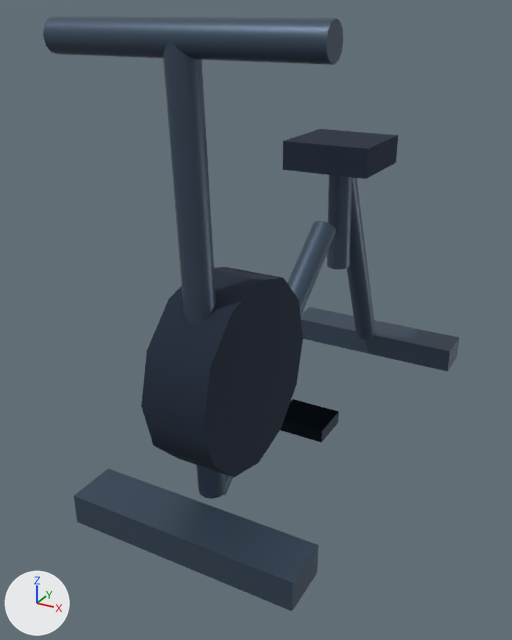
The glTF model motion/models/bike.glb, before and after one commit.
Before and after are seen from a 50 mm lens placed at (0.782, -1.752, 1.179), pointed at (-0.089, -0.167, 0.387). Arrows for +X, +Y and +Z are at lower left; the lights stay in place. The picture after the commit comes second. Where no turn or scale is listed for an object, it has been applied to the vertices.

In view in the first picture: 'Rpedal', 'base', 'base.001', 'fan', 'frame', 'frame.001', 'handle', 'handlePost', 'saddle', 'saddlePost'.
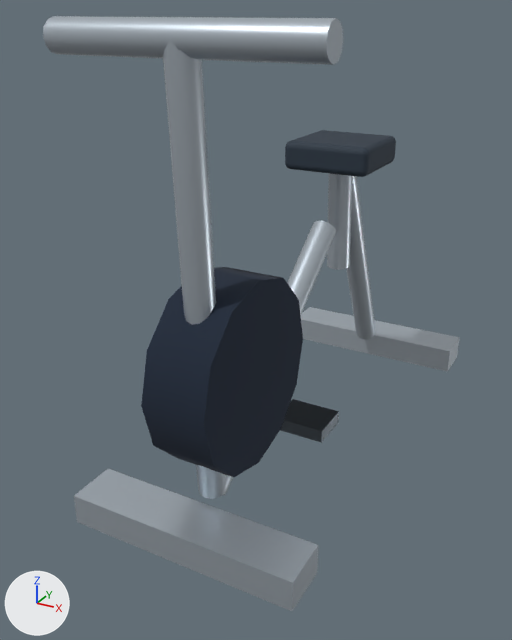
Where the change shows, as pixel boxes (x1, y1, x2, y2) in the pictures (512 x 640 px):
'base.001', recoloured (dark blue to pale blue)
    both: (74, 469, 318, 611)
'handle', recoloured (dark blue to pale blue)
    both: (43, 16, 343, 65)
'handlePost', recoloured (dark blue to pale blue)
    both: (163, 40, 226, 499)
'base', recoloured (dark blue to pale blue)
    both: (301, 307, 459, 372)
'frame', recoloured (dark blue to pale blue)
    both: (346, 177, 375, 339)
'frame.001', recoloured
    both: (223, 221, 336, 495)
'saddlePost', recoloured (dark blue to pale blue)
    both: (327, 175, 352, 270)
'Rpedal', recoloured (lighter)
    both: (280, 399, 339, 443)
'Lpedal', recoloured (lighter)
    both: (280, 399, 339, 443)

The edits, one by one:
Material 'Material_0' (mat_material_0) changes colour from dark blue #445568 to pale blue #bac4cd; in linear values from (0.0578, 0.0908, 0.138) to (0.491, 0.552, 0.61).
